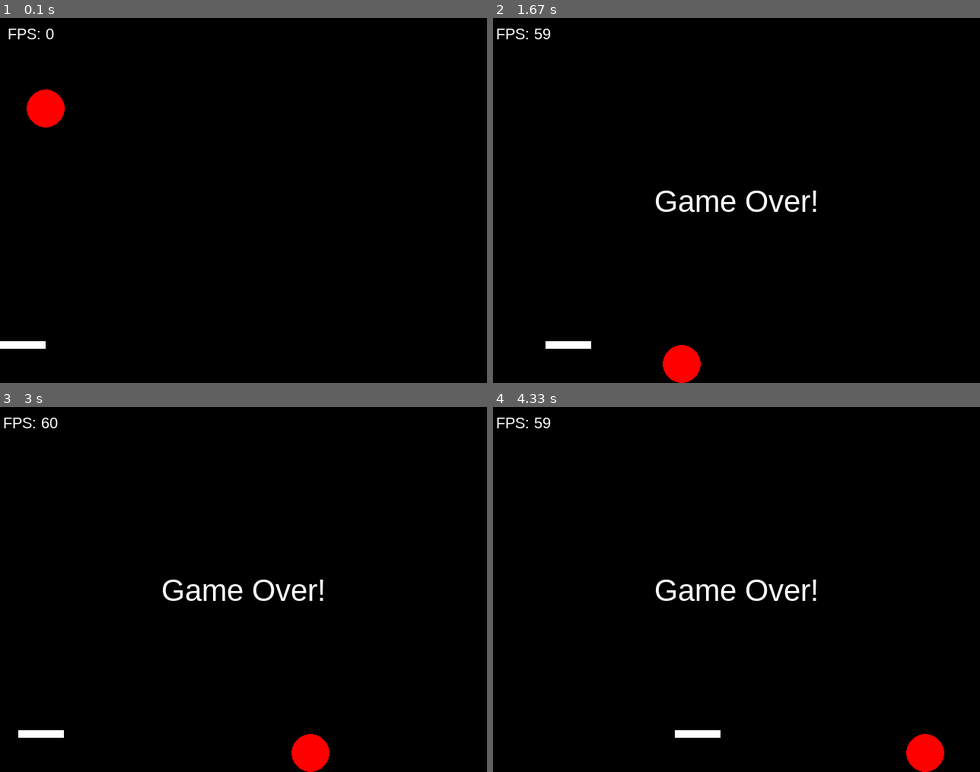
Above: before the commit, frames 1-4 (two rows, left to right).
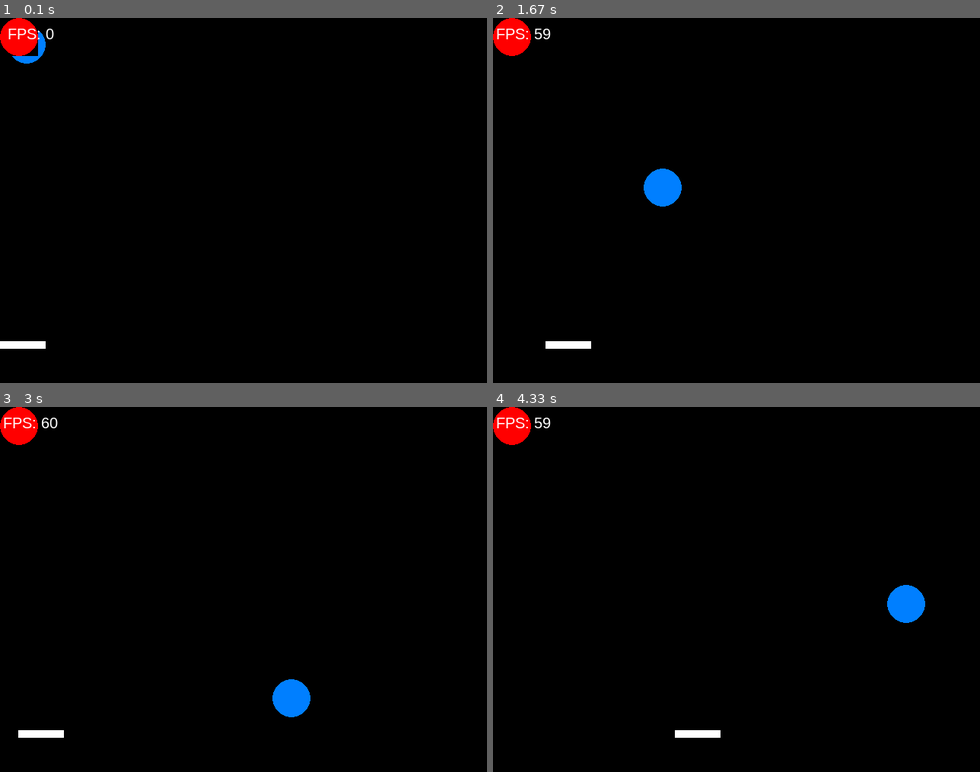
Above: after the commit, the same moments.

Repository: alexpotter1/PythonDev
Game: pygame game, started from pygame_programs/physics1-gravity.py
Two runs of this game, one before a commit and one after it. Both use one fixed random seed, a clock stepped at 60 frames per second and the inputs below. The source is Python 2; it was converted automatically to run under Python 3.
Inputs (mouse positions are in pixels of both pictures, inside the frame that each line leads up to):
- Up to frame 1 (0.1 s): no input
- Up to frame 2 (1.67 s): press the mouse at (619, 204) at 0.37 s; move the mouse to (702, 240) at 0.47 s; release the mouse at (785, 280) at 0.6 s; press the mouse at (619, 204) at 0.7 s; move the mouse to (697, 247) at 0.8 s; release the mouse at (780, 291) at 0.93 s; press the mouse at (619, 204) at 1.03 s; move the mouse to (707, 196) at 1.13 s; release the mouse at (794, 189) at 1.27 s; press the mouse at (619, 204) at 1.37 s; move the mouse to (605, 171) at 1.47 s; release the mouse at (590, 142) at 1.6 s
- Up to frame 3 (3 s): press the mouse at (126, 593) at 1.7 s; move the mouse to (233, 560) at 1.8 s; release the mouse at (345, 523) at 1.93 s; press the mouse at (126, 593) at 2.03 s; move the mouse to (126, 593) at 2.13 s; release the mouse at (126, 593) at 2.27 s; press the mouse at (126, 593) at 2.37 s; move the mouse to (126, 658) at 2.47 s; release the mouse at (126, 728) at 2.6 s; press the mouse at (126, 593) at 2.7 s; move the mouse to (97, 571) at 2.8 s; release the mouse at (63, 553) at 2.93 s
- Up to frame 4 (4.33 s): click (858, 487) at 3.08 s; press the mouse at (619, 593) at 3.53 s; move the mouse to (663, 647) at 3.63 s; release the mouse at (707, 702) at 3.77 s; press the mouse at (619, 593) at 3.87 s; move the mouse to (624, 523) at 3.97 s; release the mouse at (629, 454) at 4.1 s; press the mouse at (619, 593) at 4.2 s; move the mouse to (721, 593) at 4.3 s

The runs differ from the first frame. In frame 1, 1.4% of the frame differs, in the area x 0-14%, y 0-30%; in frame 2, 2.5%; in frame 3, 2.5%, in the area x 0-68%, y 0-100%; in frame 4, 2.5%.

Commit message:
Refactoring code

Diff:
--- a/pygame_programs/physics1-gravity.py
+++ b/pygame_programs/physics1-gravity.py
@@ -6,16 +6,62 @@
 except ImportError:
     print("Please install Pygame! ('sudo apt-get install python-pygame')")
 
+class Ball():
+	position = [0,0]
+	colour = (255,255,255)
+	speed = [2,2] # speed that the ball will move (x,y)
+	width = 640
+	height = 480 # symlink to size in main program
+
+
+
+	def __init__(self):
+		print('inited')
+
+	def setColour(self, (r, g, b)):
+		self.colour = (r, g, b)
+
+	def getColour(self):
+		return self.colour
+
+	def createBall(self, sizex, sizey, rad):
+		self.sizex = sizex
+		self.sizey = sizey
+		self.rad = rad
+
+		ball = pygame.Surface((self.sizex, self.sizey)) # creates new ball surface
+		self.ball = ball
+
+		pygame.draw.circle(self.ball,self.getColour(),[25,25], self.rad) # x,y,radius
+		ballrectangle = self.ball.get_rect(center=([self.sizex/2, self.sizey/2])) # attaches collision box to ball
+		self.ballrectangle = ballrectangle
+
+	def Physics(self):
+		self.ballrectangle = self.ballrectangle.move(self.speed)
+
+		if (self.ballrectangle.left < 0 or self.ballrectangle.right > self.width):
+			#speed[0] *= momentum # reduces ball energy when colliding with edge of window
+			self.speed[0] = -self.speed[0]
+		if (self.ballrectangle.top < 0 or self.ballrectangle.bottom > self.height):
+			#speed[1] *= momentum
+			self.speed[1] = -self.speed[1]
+
+
+
+
+
+
 
 
 pygame.init()
 size = width, height = 640,480
+
 black = 0,0,0
 white = 255,255,255
+azure = 0,127,255
 red = 255,0,0
 
-gravity = 0.8
-momentum = 0.8
+
 
 pygame.display.set_caption("Alex's Game")
 screen = pygame.display.set_mode(size)
@@ -26,11 +72,6 @@
 paddlerectangle = paddle.get_rect(center=((size[0]/2,size[1]-50)))# places paddle rectangle to half of the screen width
 
 
-
-ball = pygame.Surface((50,50)) # creates new ball surface
-ballrectangle = ball.get_rect(center=(50,100)) # attaches collision box to ball
-speed = [2,2] # speed that the ball will move (x,y)
-pygame.draw.circle(ball,red,[25,25], 25) # x,y,radius
 
 # init new clock
 clock = pygame.time.Clock()
@@ -56,18 +97,25 @@
 def draw():
     FPS(60)
     screen.fill(black)
-    screen.blit(ball,ballrectangle) # moves ball onto screen
+    screen.blit(b1.ball,b1.ballrectangle) # moves ball onto screen
+    screen.blit(b2.ball,b2.ballrectangle)
     screen.blit(FPS.fpsCounter, FPS.fpsCounterRect)
     screen.blit(paddle, paddlerectangle)
     pygame.display.flip() # double buffering, waits until frame is fully drawn
 
 
 
+b1 = Ball()
+b1.setColour(azure)
+b1.createBall(50,50,25)
+
+b2 = Ball()
+b2.setColour(red)
+b2.createBall(50,50,25)
 
 
 MouseLeftButton = 0
 step = 2
-BallBottom = 0
 running = True
 while running:
     for event in pygame.event.get():
@@ -84,39 +132,29 @@
     x = int(position[0])
     paddlerectangle.right = x
 
+    if paddlerectangle.colliderect(b1.ballrectangle):
+		#speed[1] *= momentum
+		b1.speed[1] = -b1.speed[1]
 
-    speed[1] += gravity
+    #speed[1] += gravity
 
 
-
-    ballrectangle = ballrectangle.move(speed)
-    if (ballrectangle.left < 0 or ballrectangle.right > width):
-        speed[0] *= momentum # reduces ball energy when colliding with edge of window
-        speed[0] = -speed[0]
-    if (ballrectangle.top < 0 or ballrectangle.bottom > height):
-        speed[1] *= momentum
-        speed[1] = -speed[1]
-
-
-    if ballrectangle.bottom > height:
-        BallBottom = 1
-
-    if BallBottom == 1:
-        screen.blit(text, textRect)
-        pygame.display.update()
+    b1.Physics()
 
 
 
 
-	if paddlerectangle.colliderect(ballrectangle):
-		speed[1] *= momentum
-        speed[1] = -speed[1]
+    if b1.ballrectangle.bottom > height:
+        screen.blit(text, textRect)
+        pygame.display.update()
+        pygame.time.delay(2000)
+        b1.ballrectangle.top = 0
 
 
-    ballrectangle.left = clip(ballrectangle.left, 0, width)
-    ballrectangle.right = clip(ballrectangle.right, 0, width)
-    ballrectangle.top = clip(ballrectangle.top, 0, height)
-    ballrectangle.bottom = clip(ballrectangle.bottom, 0, height)
+    b1.ballrectangle.left = clip(b1.ballrectangle.left, 0, width)
+    b1.ballrectangle.right = clip(b1.ballrectangle.right, 0, width)
+    b1.ballrectangle.top = clip(b1.ballrectangle.top, 0, height)
+    b1.ballrectangle.bottom = clip(b1.ballrectangle.bottom, 0, height)
 
     paddlerectangle.left = clip(paddlerectangle.left, 0, width)
     paddlerectangle.right = clip(paddlerectangle.right, 0,width)
